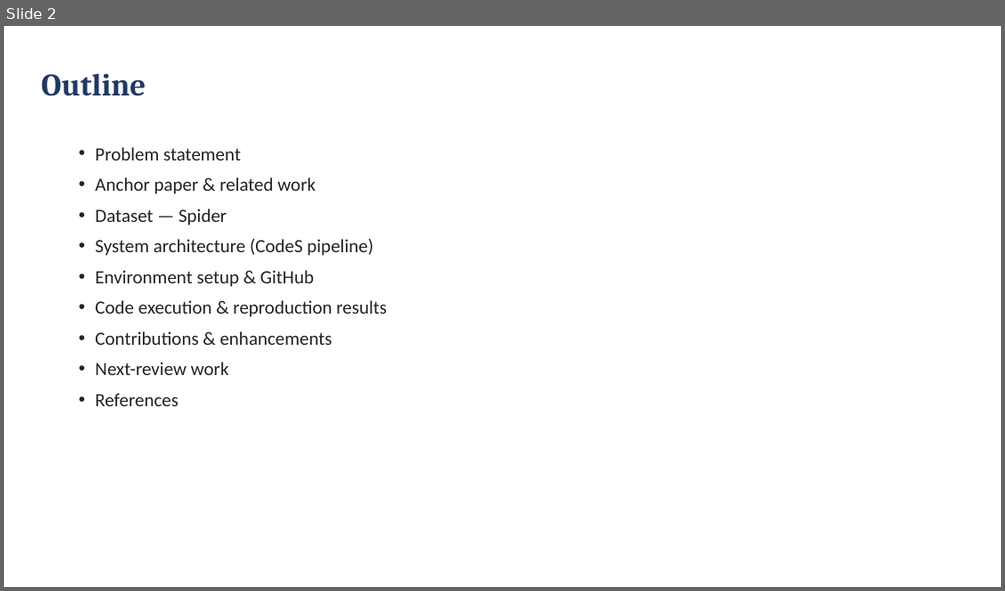
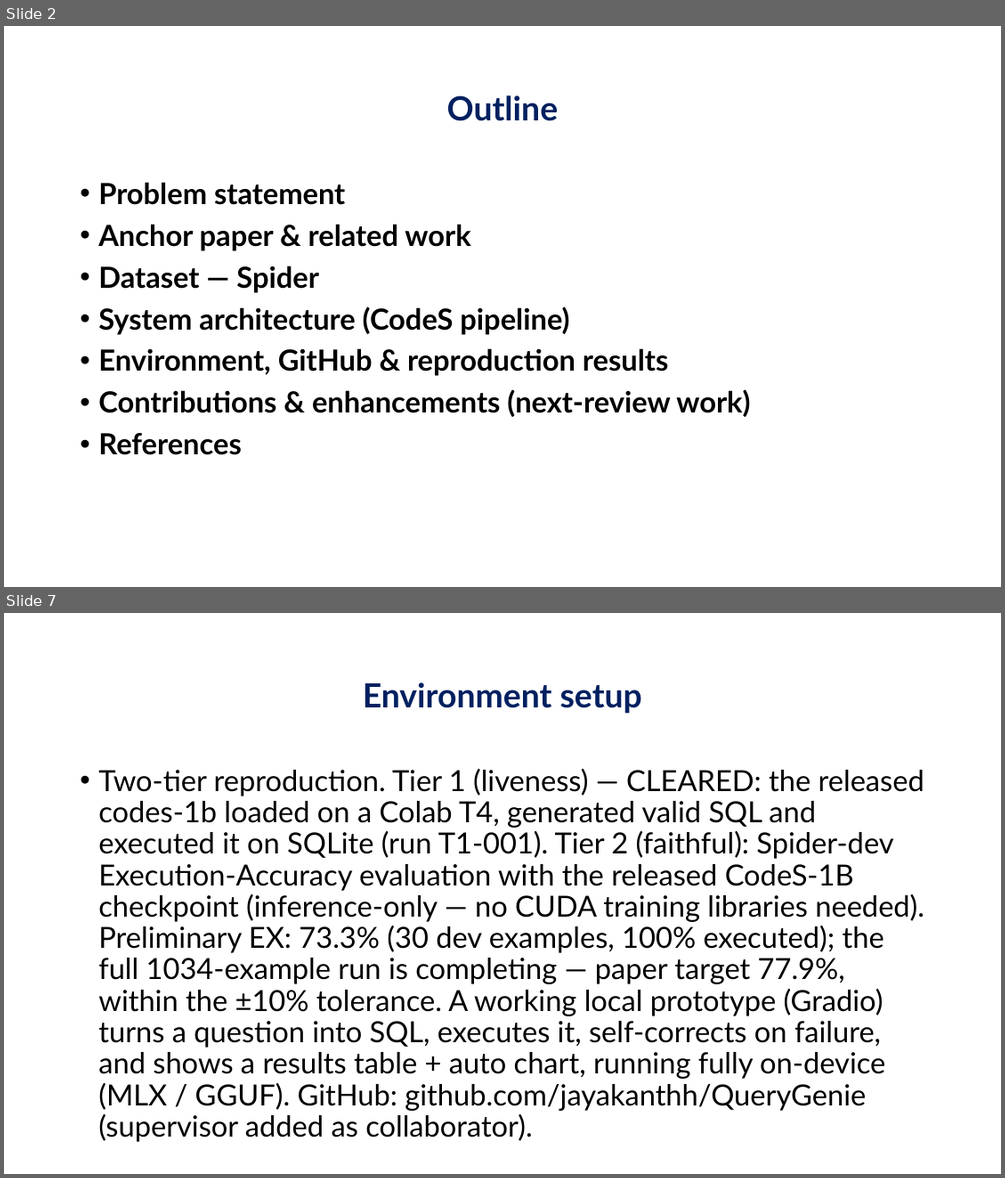
Before and after one commit to jayakanthh/QueryGenie, a slide deck: docs/reviews/Review2_QueryGenie.pptx. Shown one above the other, each under a label of ours: slide 2 before the commit, slides 2 and 7 after it; the slides between them are not shown. The pictures are 1005x591 and 1005x1178 pixels, drawn with LibreOffice and Linux fonts; fonts in the diff are those of the drawing; background and template pictures are left out. Boxes give left, top, right and bottom in pixels: in the first picture for what was removed or moved away, otherwise in the second. Text is boxed around its words. In the diff, an @@ line names an element or a change of style, - is before the commit and + after.

```diff
--- a/docs/reviews/Review2_QueryGenie.pptx
+++ b/docs/reviews/Review2_QueryGenie.pptx
@@ slide 7 added at box(4, 613, 1001, 1174), background picture (left out) @@
@@ title added at box(363, 682, 642, 714), 32 pt, text #002060, bold @@
+Environment setup
@@ text added at box(98, 769, 924, 1111), 28 pt, text #000000 @@
+• Two-tier reproduction. Tier 1 (liveness) — CLEARED: the released codes-1b loaded on a Colab T4, generated valid SQL and executed it on SQLite (run T1-001). Tier 2 (faithful): Spider-dev Execution-Accuracy evaluation with the released CodeS-1B checkpoint (inference-only — no CUDA training libraries needed). Preliminary EX: 73.3% (30 dev examples, 100% executed); the full 1034-example run is completing — paper target 77.9%, within the ±10% tolerance. A working local prototype (Gradio) turns a question into SQL, executes it, self-corrects on failure, and shows a results table + auto chart, running fully on-device (MLX / GGUF). GitHub: github.com/jayakanthh/QueryGenie (supervisor added as collaborator).
@@ slide 2 changed as well @@
@@ title "Outline": place and size @@
-title "Outline" at box(41, 73, 146, 96)
+title "Outline" at box(447, 95, 558, 121)
@@ title "Outline" at box(447, 95, 558, 121): size 30 to 32 pt, font Cambria to Lato, text colour #1F3864 to #002060; alignment left to centre; line spacing 1 to 0.9 @@
@@ text "Problem statement": place and size @@
-text "Problem statement" at box(95, 147, 387, 406)
+text "Problem statement" at box(98, 182, 750, 455)
@@ text at box(98, 182, 569, 455): size 18 to 28 pt, font Calibri to Lato, text colour #222222 to #000000, bold on in "Problem statement", "Anchor paper & related work", "Dataset — Spider", "System architecture (CodeS pipeline)" and 1 more places; indent changed; line spacing 1 to 0.9; more space between paragraphs @@
@@ text at box(98, 348, 750, 417): text changed; size 18 to 28 pt; font Calibri to Lato; text colour #222222 to #000000; bold on @@
-• Environment setup & GitHub
-• Code execution & reproduction results
-• Contributions & enhancements
-• Next-review work
+• Environment, GitHub & reproduction results
+• Contributions & enhancements (next-review work)
```
Also in this commit, not shown: 5 other slides changed, 3 other slides added, 5 slides removed.
